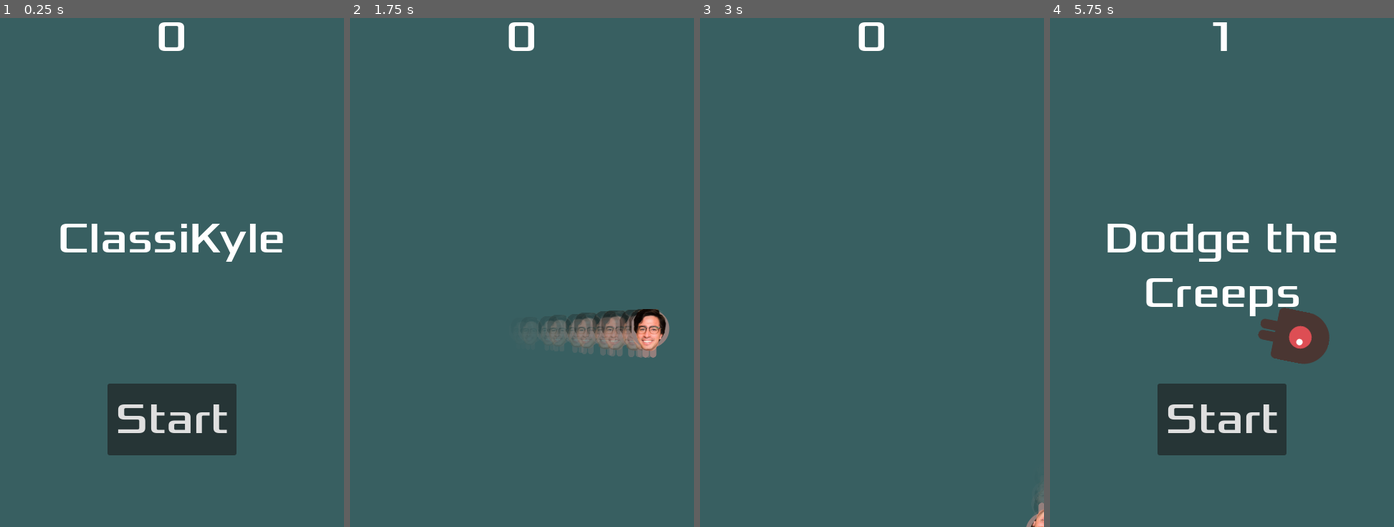
Above: before the commit, frames 1-4 (left to right).
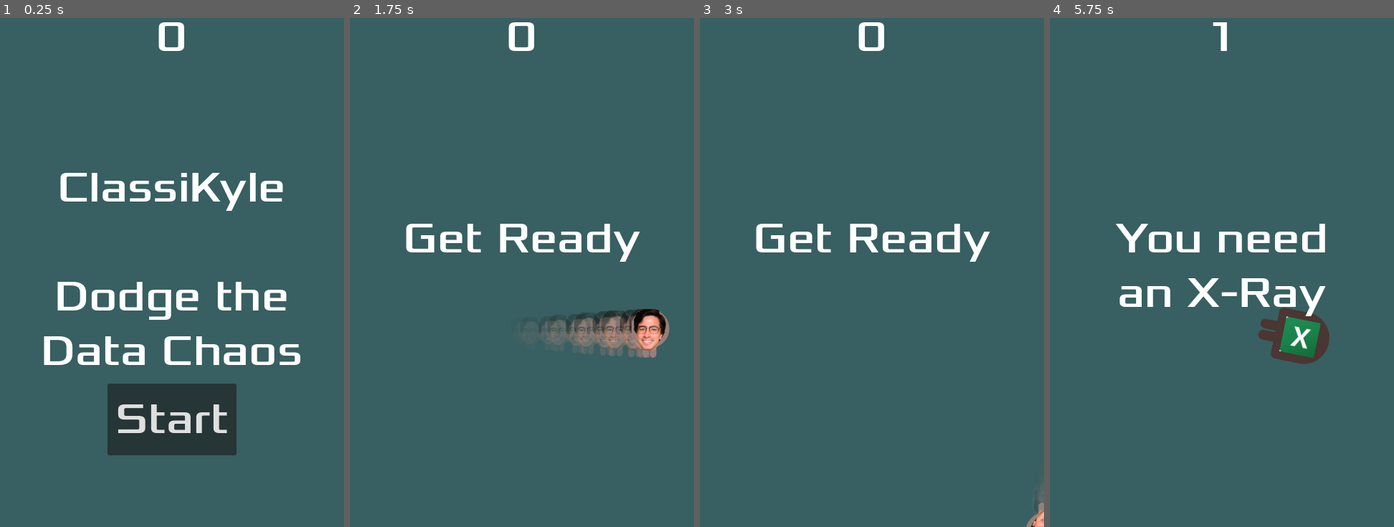
Above: after the commit, the same moments.

Repository: spoonernz/ClassiKyle
Game: Godot game, scene res://main.tscn
Two runs of this game, one before a commit and one after it. Both use one fixed random seed, a clock stepped at 60 frames per second and the inputs below.
Inputs:
- Up to frame 1 (0.25 s): no input
- Up to frame 2 (1.75 s): click "Start" at 0.5 s; tap Enter at 1.25 s; hold D (move_right) from 1.28 s (still down)
- Up to frame 3 (3 s): release D (move_right) at 2.03 s; hold S (move_down) 2.03-2.78 s; hold D (move_right) from 2.78 s (still down)
- Up to frame 4 (5.75 s): release D (move_right) at 3.53 s; hold W (move_up) 3.53-4.28 s; hold A (move_left) from 4.28 s (still down)

The runs differ from the first frame. In frame 1, 6.3% of the frame differs, in the area x 12-88%, y 30-69%; in frame 2, 1.6%; in frame 3, 1.6%; in frame 4, 9.5%, in the area x 16-84%, y 40-86%.

Commit message:
finished

Diff:
--- a/hud.gd
+++ b/hud.gd
@@ -5,13 +5,13 @@
 func show_message(text):
 	$MessageLabel.text = text
 	$MessageLabel.show()
-	$MessageTimer.start()
+	$MessageTimer.start(3)
 
 
 func show_game_over():
-	show_message("Game Over")
+	show_message("You need\nan X-Ray")
 	await $MessageTimer.timeout
-	$MessageLabel.text = "Dodge the\nCreeps"
+	$MessageLabel.text = "ClassiKyle\n\nDodge the\nData Chaos"
 	$MessageLabel.show()
 	await get_tree().create_timer(1).timeout
 	$StartButton.show()
--- a/hud.tscn
+++ b/hud.tscn
@@ -33,7 +33,10 @@
 grow_vertical = 2
 theme_override_fonts/font = ExtResource("2_2jm3i")
 theme_override_font_sizes/font_size = 60
-text = "ClassiKyle"
+text = "ClassiKyle
+
+Dodge the
+Data Chaos"
 horizontal_alignment = 1
 
 [node name="StartButton" type="Button" parent="."]
Binary file changed: art/enemyFlyingAlt_1.png
Binary file changed: art/enemyFlyingAlt_2.png
Binary file changed: art/enemySwimming_1.png
Binary file changed: art/enemySwimming_2.png
Binary file changed: art/enemyWalking_1.png
Binary file changed: art/enemyWalking_2.png
